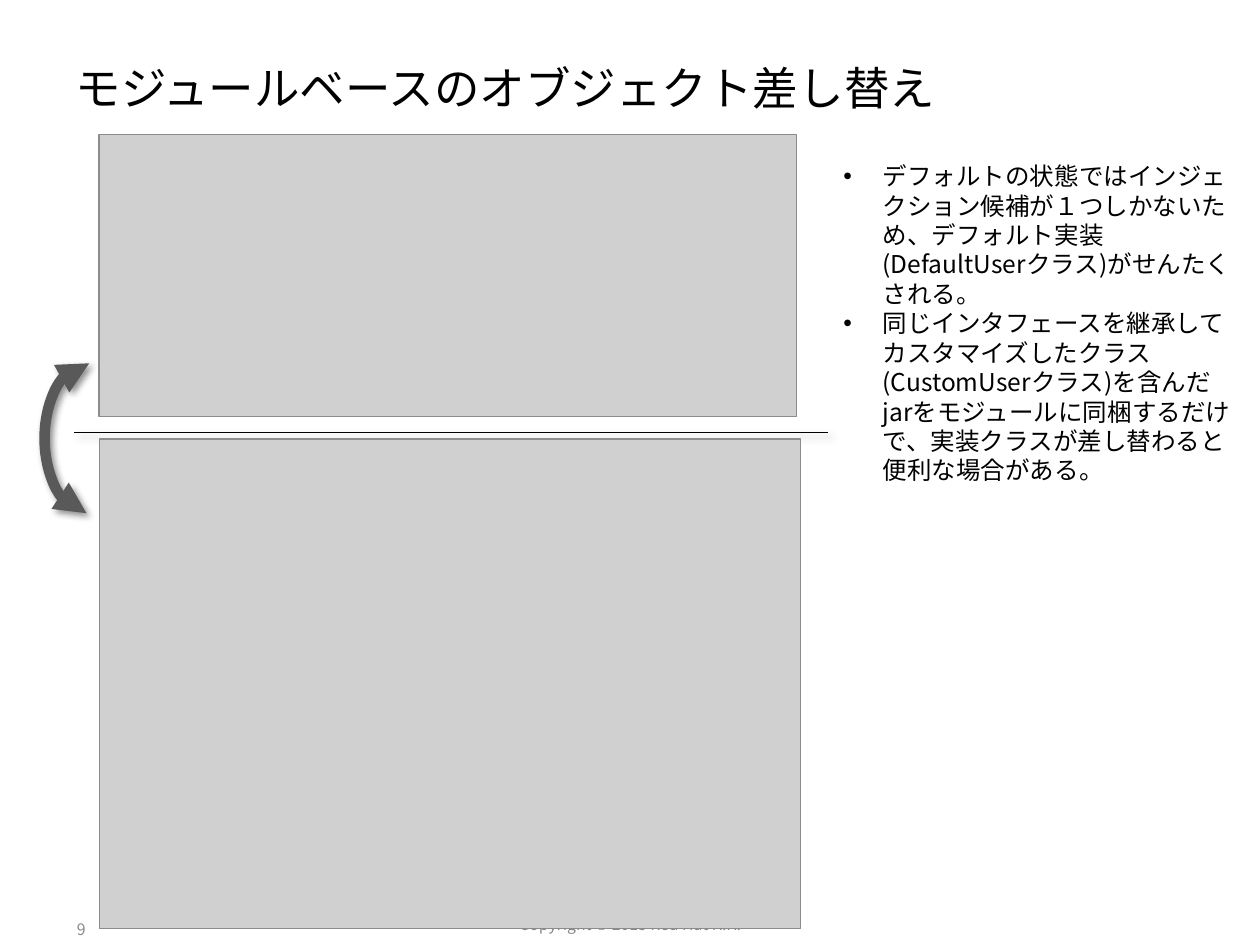
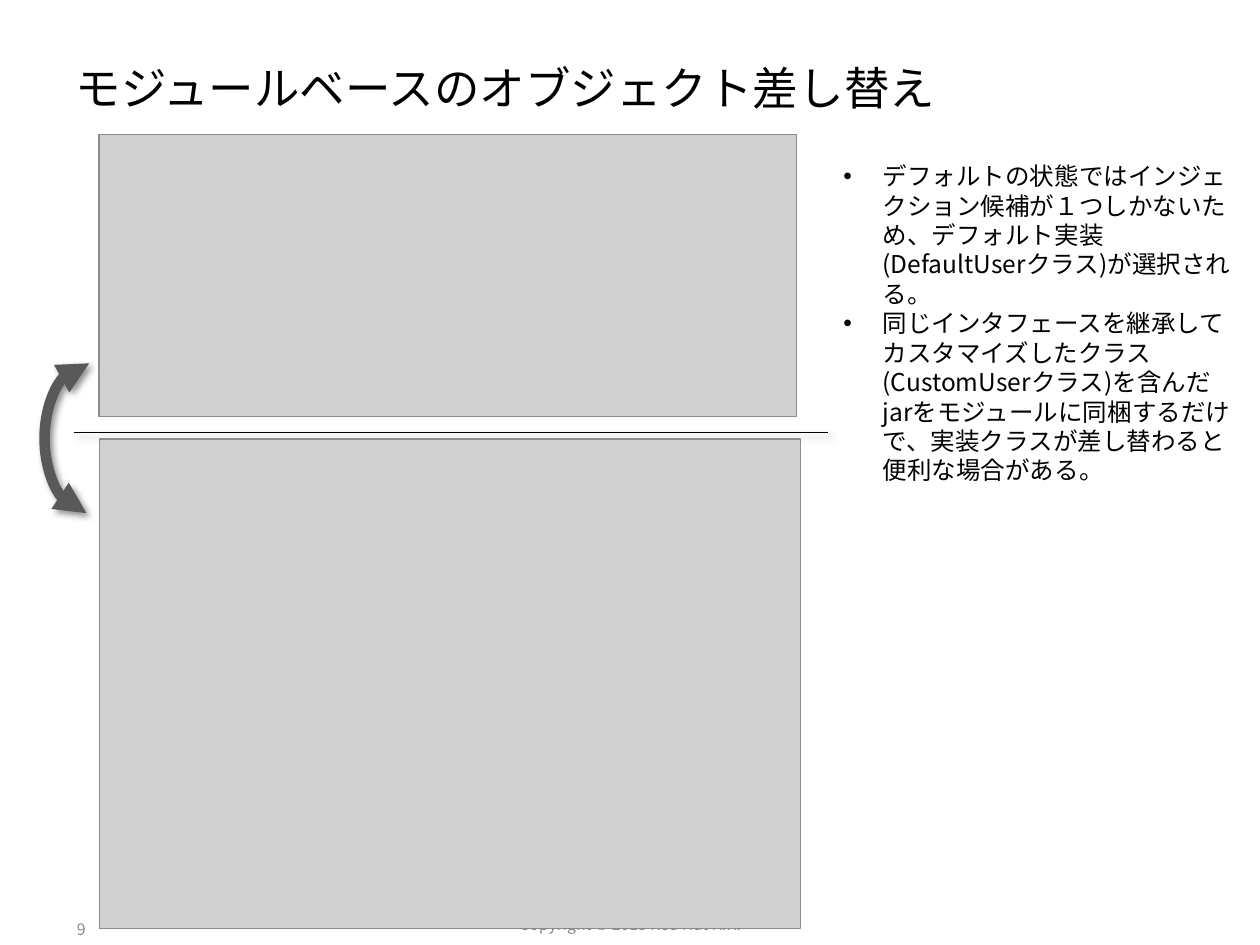
Before and after one commit to javaflavor/java-ee7-training, a slide deck: slide 9 of day1-cdi/EAP7_Training#1 CDI.pptx. Drawn at 1260x945 pixels with LibreOffice and Linux fonts; fonts in the diff are those of the drawing; grey boxes stand for pictures. Boxes give left, top, right and bottom in pixels: in the first picture for what was removed or moved away, otherwise in the second. Text is boxed around its words. In the diff, an @@ line names an element or a change of style, - is before the commit and + after.

```diff
--- a/day1-cdi/EAP7_Training#1 CDI.pptx
+++ b/day1-cdi/EAP7_Training#1 CDI.pptx
@@ text at (883, 164, 1231, 305): text changed @@
-• デフォルトの状態ではインジェクション候補が１つしかないため、デフォルト実装(DefaultUserクラス)がせんたくされる。
+• デフォルトの状態ではインジェクション候補が１つしかないため、デフォルト実装(DefaultUserクラス)が選択される。
```
Also in this commit, not shown: 4 other slides changed.
